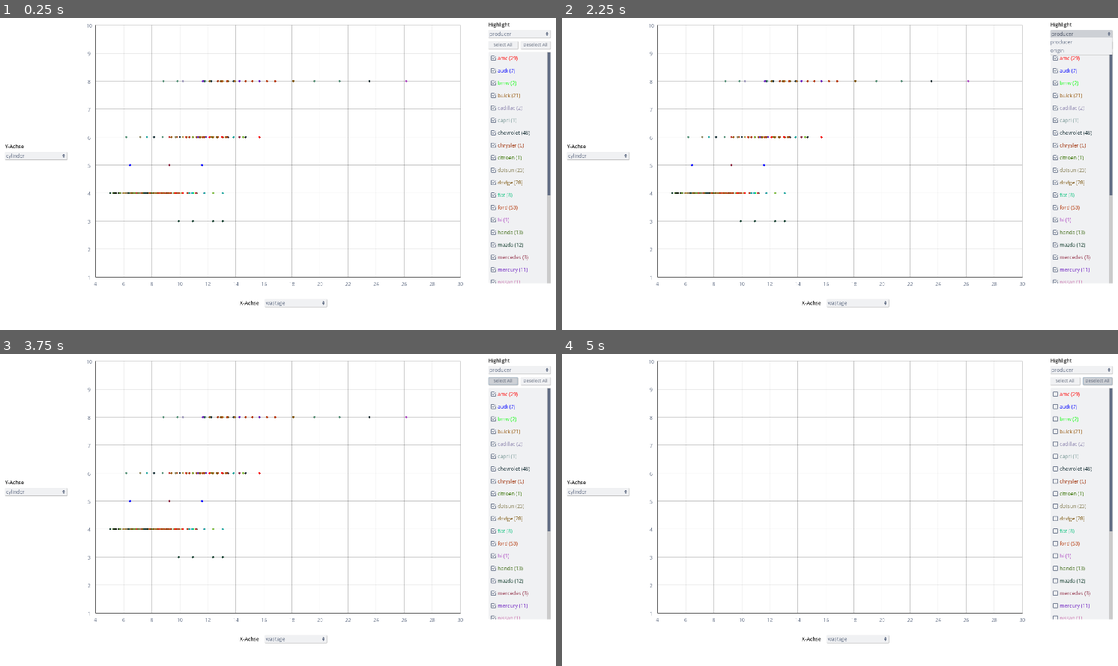
Above: before the commit, frames 1-4 (two rows, left to right).
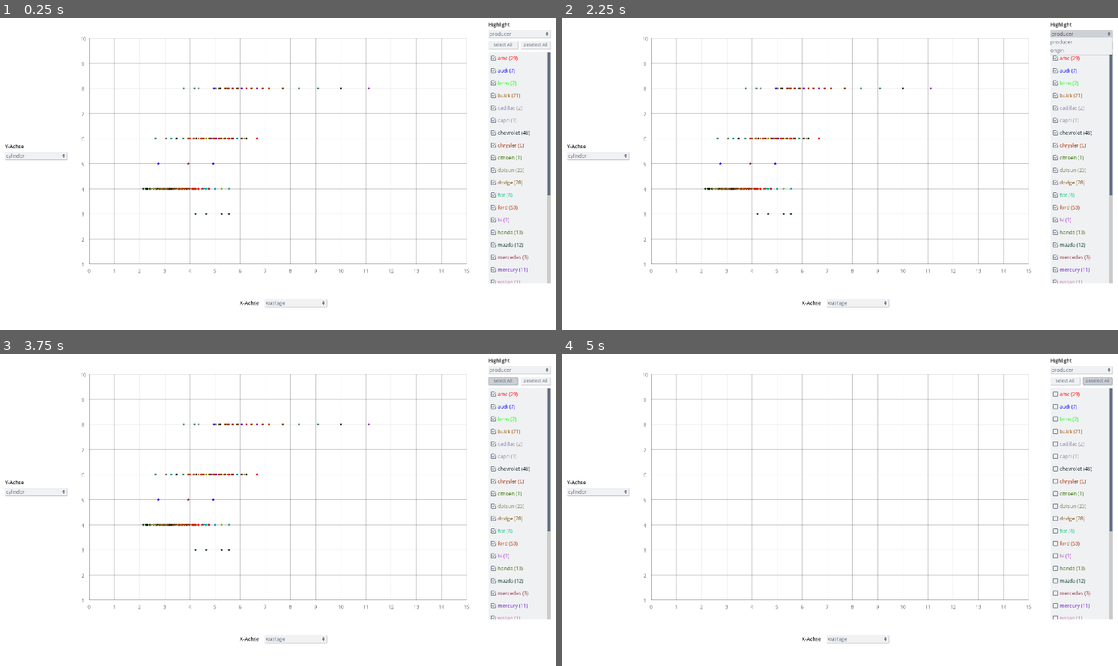
Above: after the commit, the same moments.

Repository: nevs-devs/cars
Game: Godot game, scene res://Main.tscn
The game is run twice, just before and just after one commit, with the same random seed, the same clock (stepped at 60 frames per second) and the same inputs.
Inputs (mouse positions are in pixels of both pictures, inside the frame that each line leads up to):
- Up to frame 1 (0.25 s): no input
- Up to frame 2 (2.25 s): click "wastage" at 0.5 s; click "cylinder" at 1.25 s; click "producer" at 2 s
- Up to frame 3 (3.75 s): click (517, 394) at 2.77 s; click "Select All" at 3.5 s
- Up to frame 4 (5 s): click "Deselect All" at 4.25 s

The runs differ from the first frame. In frame 1, 4.1% of the frame differs, in the area x 14-85%, y 1-86%; in frame 2, 4.1%; in frame 3, 4.1%; in frame 4, 3.7%.

Commit message:
new metrics; minor fixes

Diff:
--- a/CarDescription.gd
+++ b/CarDescription.gd
@@ -10,12 +10,12 @@
 	return s
 
 func set_data(car):
-	$Panel/CarName.text = car['model']
-	$Panel/WeightVal.text = str_and_round(car['weight']) + ' lbs'
-	$Panel/ConsumptionVal.text = str_and_round(car['wastage']) + ' Miles/Galloon'
-	$Panel/HorsePowerVal.text = str_and_round(car['ps']) + ' PS'
+	$Panel/CarName.text = car['model'] + '  (' + car['producer'] + ')'
+	$Panel/WeightVal.text = str_and_round(car['weight']) + ' kg'
+	$Panel/ConsumptionVal.text = str_and_round(car['wastage']) + ' km/l'
+	$Panel/HorsePowerVal.text = str_and_round(car['ps']) + ' ps'
 	$Panel/YearOfConstructionVal.text = str(car['year_of_construction'])
-	$Panel/CylinderVal.text = str(car['cylinder']) + ' Cylinder'
-	$Panel/CubicCapacityVal.text = str_and_round(car['cubic_capacity']) + ' cubic inches'
+	$Panel/CylinderVal.text = str(car['cylinder']) + ' cylinder'
+	$Panel/CubicCapacityVal.text = str_and_round(car['cubic_capacity']) + ' ccm'
 	$Panel/AccelerationVal.text = str_and_round(car['acceleration']) + ' seconds'
 	$Panel/OriginVal.text = car['origin']
--- a/CarDescription.tscn
+++ b/CarDescription.tscn
@@ -208,6 +208,17 @@
 }
 
 [node name="Origin" type="Label" parent="Panel"]
+margin_left = 311.0
+margin_top = 155.0
+margin_right = 436.0
+margin_bottom = 180.0
+custom_fonts/font = SubResource( 2 )
+text = "Herkunft:"
+__meta__ = {
+"_edit_use_anchors_": false
+}
+
+[node name="OriginVal" type="Label" parent="Panel"]
 margin_left = 440.0
 margin_top = 155.0
 margin_right = 530.0
@@ -215,17 +226,6 @@
 custom_fonts/font = SubResource( 2 )
 text = "American"
 autowrap = true
-__meta__ = {
-"_edit_use_anchors_": false
-}
-
-[node name="OriginVal" type="Label" parent="Panel"]
-margin_left = 311.0
-margin_top = 155.0
-margin_right = 436.0
-margin_bottom = 180.0
-custom_fonts/font = SubResource( 2 )
-text = "Herkunft:"
 __meta__ = {
 "_edit_use_anchors_": false
 }
--- a/CarPreview.gd
+++ b/CarPreview.gd
@@ -9,7 +9,7 @@
 		s.erase(dot_pos + 1 + digits, 100)
 	return s
 
-func set_data(label1, val1, label2, val2, metric1, metric2, model_name):
+func set_data(label1, val1, label2, val2, metric1, metric2, model_name, producer):
 	$Panel/Label1.text = label1
 	if val1 is float:
 		val1 = str_and_round(val1)
@@ -18,4 +18,4 @@
 	$Panel/Val1.text = str(val1) + ' ' + metric1
 	$Panel/Label2.text = label2
 	$Panel/Val2.text = str(val2) + ' ' + metric2
-	$Panel/CarName.text = model_name
+	$Panel/CarName.text = model_name + '  (' + producer + ')'
--- a/CarPreview.tscn
+++ b/CarPreview.tscn
@@ -42,7 +42,6 @@
 custom_fonts/font = SubResource( 1 )
 text = "Chevrolet Vega 2300"
 align = 1
-autowrap = true
 __meta__ = {
 "_edit_use_anchors_": false
 }
--- a/DataPoint.gd
+++ b/DataPoint.gd
@@ -38,7 +38,7 @@
 
 
 func _on_Area2D_mouse_entered():
-	car_preview.set_data(x_option, x_value, y_option, y_value, x_metric, y_metric, car['model'])
+	car_preview.set_data(x_option, x_value, y_option, y_value, x_metric, y_metric, car['model'], car['producer'])
 	car_preview.visible = true
 	if global_position.y > 540:
 		car_preview.position = global_position - Vector2(0, 90)
--- a/Main.gd
+++ b/Main.gd
@@ -2,6 +2,15 @@
 
 const check_list_item = preload("res://CheckListItem.tscn")
 const AxisOptions = ['wastage', 'cylinder', 'cubic_capacity', 'ps', 'weight', 'acceleration', 'year_of_construction']
+const AxisOptionCoefficients = {
+	'wastage': 1.609/3.785,
+	'cylinder': 1,
+	'cubic_capacity': 16.387,
+	'ps': 1,
+	'weight': 0.4536,
+	'acceleration': 1,
+	'year_of_construction': 1
+}
 const SelectOptions = ['producer', 'origin']
 
 var SelectionColors = []
@@ -16,12 +25,12 @@
 var current_cars = []
 
 var LIMITS = {
-	'wastage': [4.0, 30.0, 2.0, 1, 'Miles/Galloon'],
-	'cylinder': [1.0, 10.0, 1.0, 1, 'Cylinder'],
-	'cubic_capacity': [1000.0, 8000.0, 500.0, 2, 'cubic inches'],
-	'ps': [20.0, 260.0, 20.0, 1, 'PS'],
-	'weight': [700.0, 2400.0, 100.0, 2, 'lbs'],
-	'acceleration': [6.0, 28.0, 2.0, 1, 'seconds'],
+	'wastage': [0.0, 15.0, 1.0, 1, 'km/l'],
+	'cylinder': [1.0, 10.0, 1.0, 1, 'cylinder'],
+	'cubic_capacity': [14000.0, 130000.0, 10000.0, 2, 'ccm'],
+	'ps': [20.0, 260.0, 20.0, 1, 'ps'],
+	'weight': [200.0, 1200.0, 100.0, 2, 'kg'],
+	'acceleration': [4.0, 28.0, 2.0, 1, 'seconds'],
 	'year_of_construction': [66.0, 86.0, 1.0, 1, '']
 }
 
@@ -47,7 +56,7 @@
 			if car[key] == 'NA':
 				car[key] = null
 			else:
-				car[key] = float(car[key])
+				car[key] = float(car[key]) * AxisOptionCoefficients[key]
 		elif car[key] == 'NA':
 			car[key] = null
 	return car
@@ -67,6 +76,17 @@
 				cars.append(car)
 		index += 1
 	file.close()
+	for key in AxisOptions:
+		var max_value = cars[0][key]
+		var min_value = cars[0][key]
+		for car in cars:
+			var value = car[key]
+			if value == null:
+				continue
+			max_value = max(max_value, value)
+			min_value = min(min_value, value)
+		print('min ', key, ': ', min_value)
+		print('max ', key, ': ', max_value)
 
 func _on_x_axis_changed(id):
 	x_id = id
Not shown, changed: dataset.tsv
